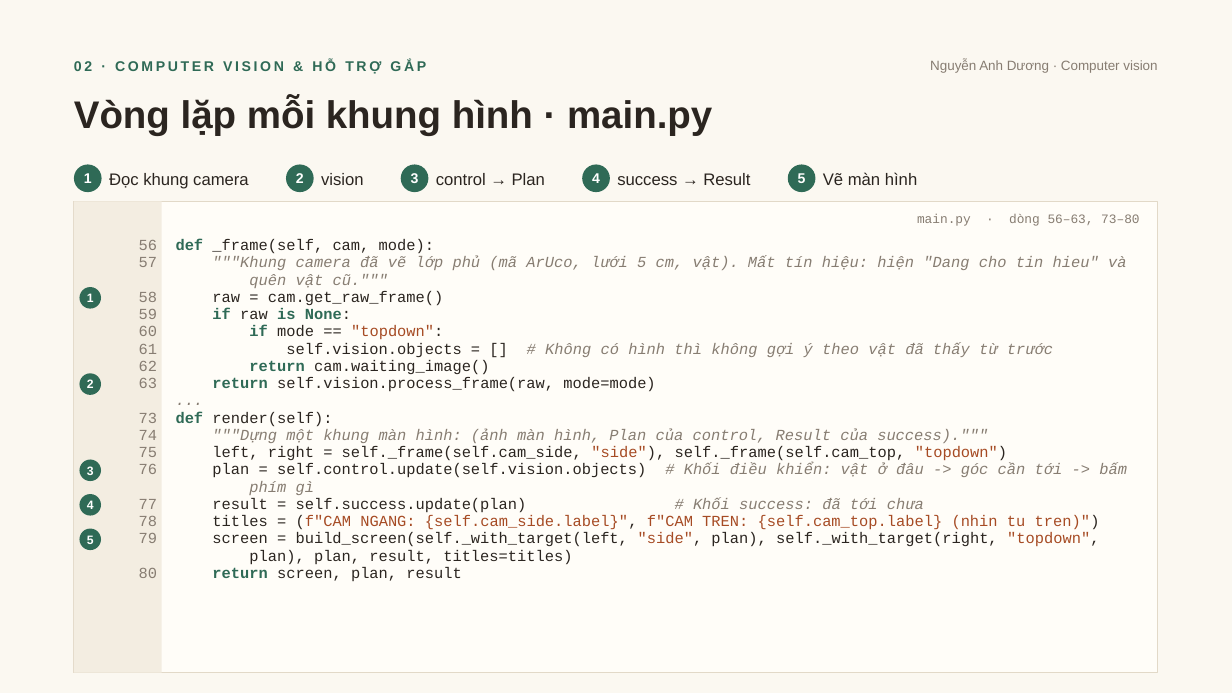
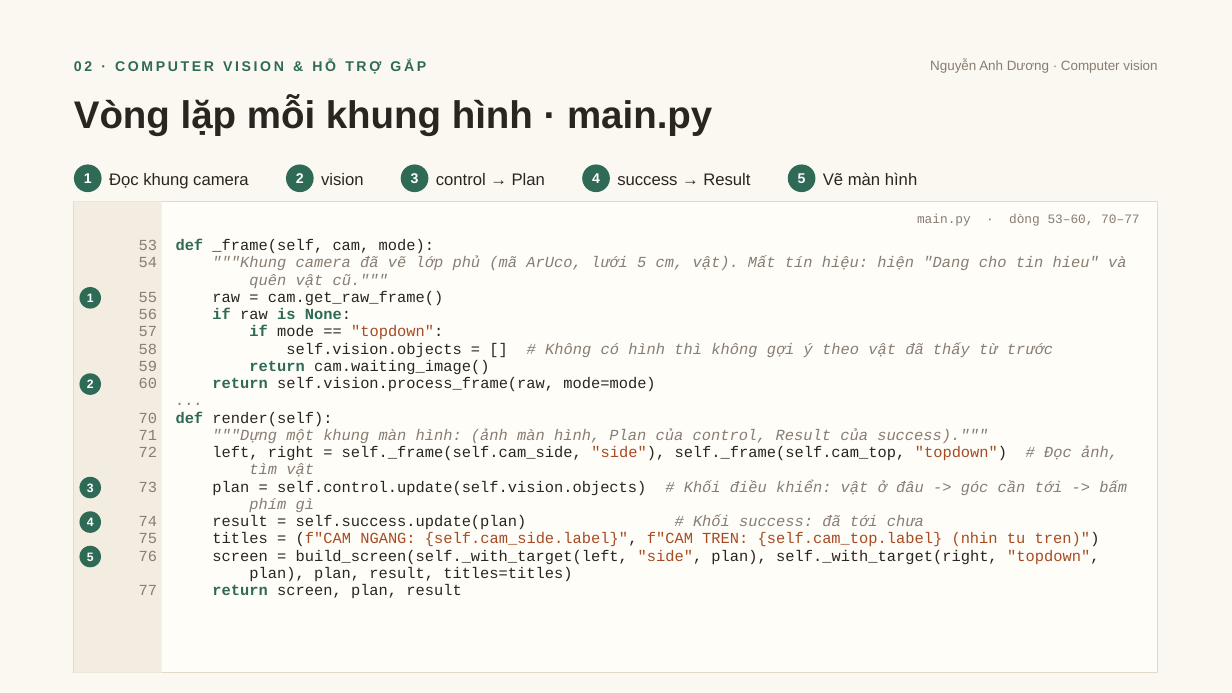
Before and after one commit to DuongNAD/Project_IoT, a slide deck: slide 3 of slides/Phan2_LuongDuLieu_Code.pptx. Drawn at 1232x693 pixels with LibreOffice and Linux fonts; fonts in the diff are those of the drawing. Boxes give left, top, right and bottom in pixels: in the first picture for what was removed or moved away, otherwise in the second. Text is boxed around its words. In the diff, an @@ line names an element or a change of style, - is before the commit and + after.

```diff
--- a/slides/Phan2_LuongDuLieu_Code.pptx
+++ b/slides/Phan2_LuongDuLieu_Code.pptx
@@ text at bbox=[917, 214, 1139, 226]: text changed @@
-main.py · dòng 56–63, 73–80
+main.py · dòng 53–60, 70–77
@@ text at bbox=[139, 240, 157, 302]: paragraphs added @@
+53
+54
+55
@@ text at bbox=[139, 413, 157, 457]: text changed @@
-61
-62
-63
+70
+71
+72
@@ text at bbox=[212, 446, 1118, 477]: text changed @@
-left, right = self._frame(self.cam_side, "side"), self._frame(self.cam_top, "topdown")
+left, right = self._frame(self.cam_side, "side"), self._frame(self.cam_top, "topdown") # Đọc ảnh,
+tìm vật
@@ ellipse "3": place and size @@
-ellipse "3" at bbox=[79, 459, 101, 481]
+ellipse "3" at bbox=[79, 477, 101, 498]
@@ ellipse "4": place and size @@
-ellipse "4" at bbox=[79, 494, 101, 516]
+ellipse "4" at bbox=[79, 511, 101, 532]
@@ text at bbox=[139, 516, 157, 578]: paragraphs removed @@
-78
-79
-80
@@ ellipse "5": place and size @@
-ellipse "5" at bbox=[79, 529, 101, 550]
+ellipse "5" at bbox=[79, 546, 101, 567]
```
Also in this commit, not shown: 5 other slides changed, 19 other files.
